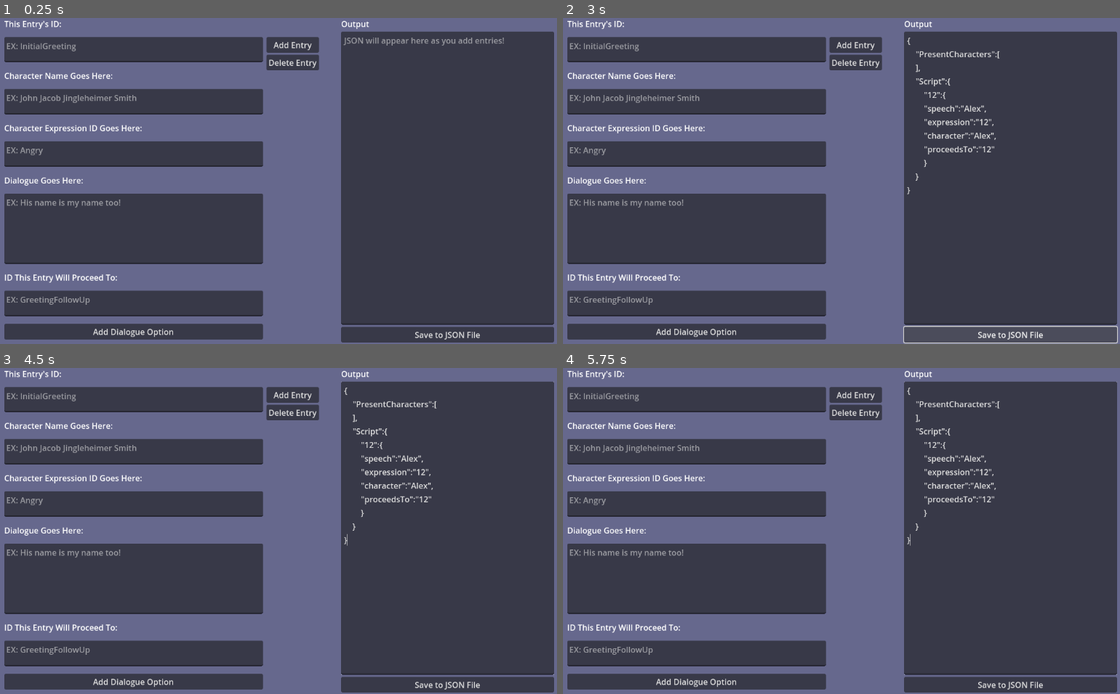
Above: before the commit, frames 1-4 (two rows, left to right).
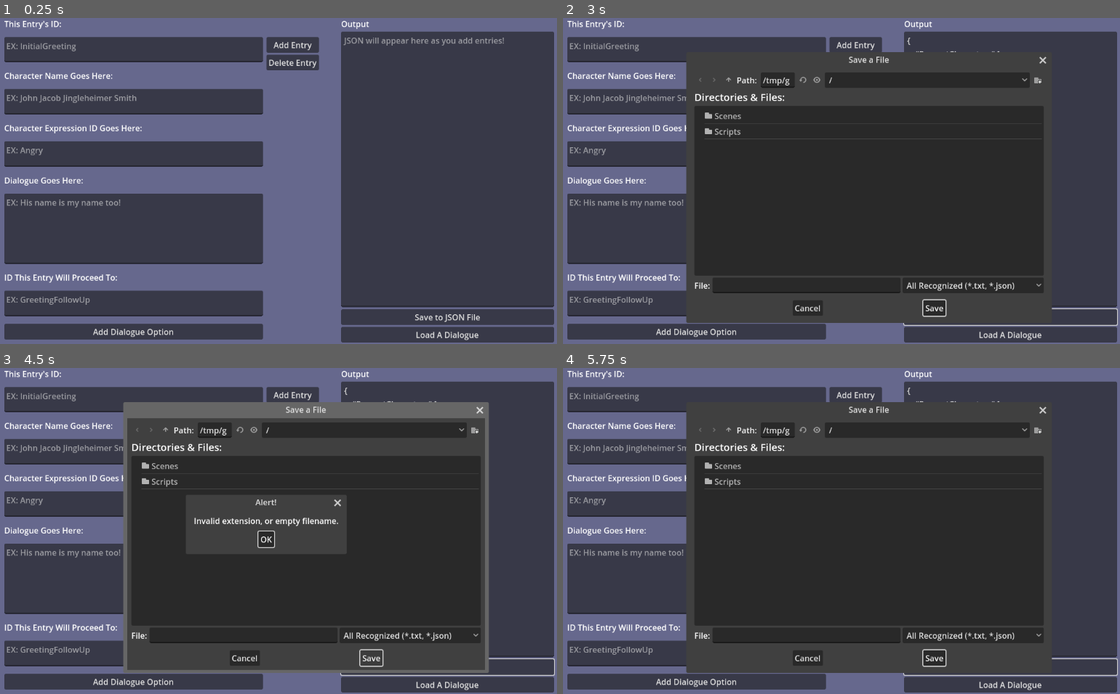
Above: after the commit, the same moments.

Repository: RyanGowan/DialogueWriterFOSS
Game: Godot game, scene res://Scenes/MainScene.tscn
Two runs of this game, one before a commit and one after it. Both use one fixed random seed, a clock stepped at 60 frames per second and the inputs below.
Inputs (mouse positions are in pixels of both pictures, inside the frame that each line leads up to):
- Up to frame 1 (0.25 s): no input
- Up to frame 2 (3 s): click (696, 50) at 0.52 s; type "12" at 0.6 s; click (696, 102) at 0.75 s; type "Alex" at 0.83 s; click (696, 154) at 0.98 s; type "12" at 1.07 s; click (696, 229) at 1.27 s; type "Alex" at 1.35 s; click (696, 304) at 1.5 s; type "12" at 1.58 s; click "Add Entry" at 2 s; click "Save to JSON File" at 2.75 s
- Up to frame 3 (4.5 s): click (445, 684) at 3.5 s, where only the run after the commit has a clickable "Load A Dialogue"; click (373, 658) at 4.25 s, where only the run after the commit has a clickable "Save"
- Up to frame 4 (5.75 s): click (713, 429) at 5.02 s

The runs differ from the first frame. In frame 1, 0.5% of the frame differs, in the area x 61-100%, y 88-99%; in frame 2, 44%; in frame 3, 45%, in the area x 22-100%, y 4-99%; in frame 4, 44%.
Error after the commit: Attempt to call function 'store_string' in base 'null instance' on a null instance. (res://Scripts/InputToJSON.gd:108)

Commit message:
Added the ability to save and load
Dialogue writer can now save a .txt or .json
Dialogue writer can now load a .txt or .json

Diff:
--- a/Scenes/MainScene.tscn
+++ b/Scenes/MainScene.tscn
@@ -137,3 +137,28 @@
 [node name="Save" type="Button" parent="Background/Output"]
 layout_mode = 2
 text = "Save to JSON File"
+
+[node name="Load" type="Button" parent="Background/Output"]
+layout_mode = 2
+text = "Load A Dialogue"
+
+[node name="SaveFileDialog" type="FileDialog" parent="Background"]
+position = Vector2i(300, 100)
+size = Vector2i(500, 500)
+ok_button_text = "Save"
+access = 2
+filters = PackedStringArray("*.txt", "*.json")
+
+[node name="LoadFileDialog" type="FileDialog" parent="Background"]
+title = "Open a File"
+position = Vector2i(300, 100)
+size = Vector2i(500, 500)
+ok_button_text = "Open"
+file_mode = 0
+access = 2
+filters = PackedStringArray("*.txt", "*.json")
+
+[connection signal="confirmed" from="Background/SaveFileDialog" to="." method="_on_save_file_dialog_confirmed"]
+[connection signal="file_selected" from="Background/SaveFileDialog" to="." method="_on_save_file_dialog_file_selected"]
+[connection signal="confirmed" from="Background/LoadFileDialog" to="." method="_on_load_file_dialog_confirmed"]
+[connection signal="file_selected" from="Background/LoadFileDialog" to="." method="_on_load_file_dialog_file_selected"]
--- a/Scripts/InputToJSON.gd
+++ b/Scripts/InputToJSON.gd
@@ -3,6 +3,7 @@
 @onready var acceptBtn = $Background/Confirm/Buttons/Add;
 @onready var clearBtn = $Background/Confirm/Buttons/Delete;
 @onready var saveBtn = $Background/Output/Save;
+@onready var loadBtn = $Background/Output/Load;
 @onready var dialogueOptionBtn = $Background/InputScroll/InputContainer/AddDialogueOption;
 
 @onready var idField = $Background/InputScroll/InputContainer/IDInput;
@@ -13,13 +14,24 @@
 
 @onready var outputField = $Background/Output/CodeEdit;
 
+@onready var saveFileDialog = $Background/SaveFileDialog;
+@onready var loadFileDialog = $Background/LoadFileDialog;
+
+var fileDialogPath: String = "";
+
 var currentContent: String = "";
 var currentEntries: Array = [];
 var currentCharacters: Array = [];
 
 func _ready():
 	acceptBtn.button_down.connect(AddToFile);
+	clearBtn.button_down.connect(ClearInputFields);
+	saveBtn.button_down.connect(SaveCurrentJSON);
+	loadBtn.button_down.connect(LoadDialogueFile);
 	pass;
+
+#region Add Entry Functions
+#returns a string representing which characters are present in the current dialogue file
 func UpdatePresentCharacters() -> String:
 	var returnVal = "";
 	var startLine = str("\"", "PresentCharacters", "\"", ":[");
@@ -35,6 +47,7 @@
 	returnVal = str(returnVal, "\n\t],",);
 	return returnVal;
 
+#adds the current contents of the input fields to the JSON file
 func AddToFile() -> void:
 	var entry: String = GenerateEntry();
 	currentEntries.append(entry);
@@ -55,7 +68,9 @@
 	outputField.text = finalResult;
 	ClearInputFields();
 
+#generates a JSON entry from the data in the input fields
 func GenerateEntry() -> String:
+
 	var finalString = "";
 	var idLine = str("\t\"", idField.text, "\"", ":{");
 	var dialogueLine = str("\t\t\"", "speech" , "\"", ":", "\"", dialogueField.text, "\"", ",");
@@ -71,6 +86,40 @@
 
 	return finalString;
 
+#endregion
+
+#region Save & Load Functions
+func SaveCurrentJSON() -> void:
+	saveFileDialog.show();
+	pass;
+
+func LoadDialogueFile() -> void:
+	loadFileDialog.show();
+	pass;
+
+#event response functions rigged up to the save and load file dialogs, let us read and write to file
+func _on_save_file_dialog_file_selected(path):
+	fileDialogPath = path;
+	pass
+
+
+func _on_save_file_dialog_confirmed():
+	var file = FileAccess.open(fileDialogPath, FileAccess.WRITE)
+	file.store_string(outputField.text);
+	file.close();
+	pass;
+
+func _on_load_file_dialog_file_selected(path):
+	fileDialogPath = path;
+
+func _on_load_file_dialog_confirmed():
+	var file = FileAccess.open(fileDialogPath, FileAccess.READ);
+	outputField.text = file.get_as_text();
+	file.close();
+	pass
+#endregion
+
+#resets all input fields to empty strings
 func ClearInputFields() -> void:
 	dialogueField.text = "";
 	idField.text = "";
